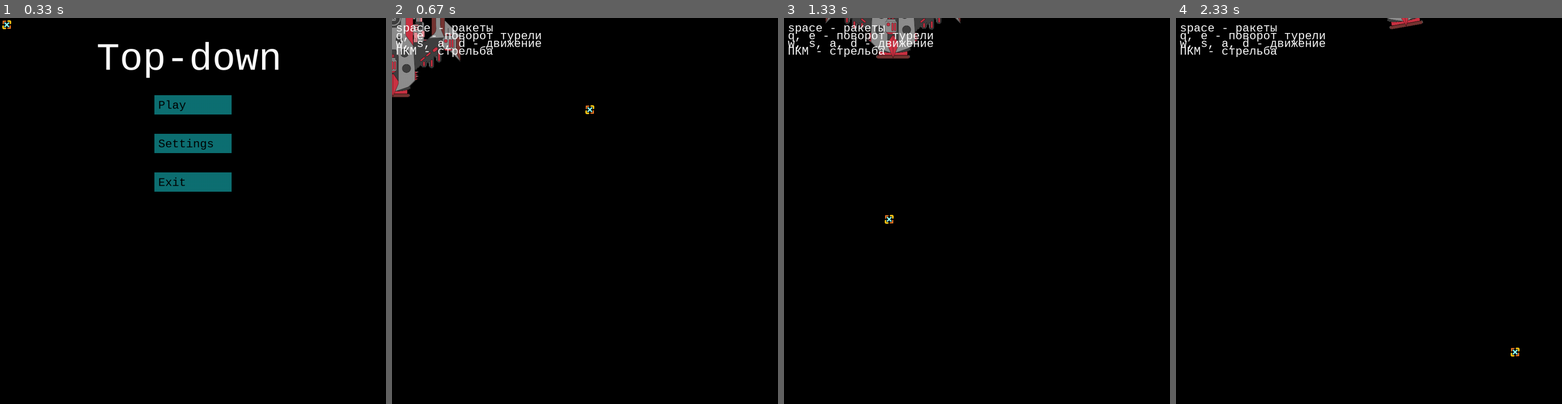
Above: before the commit, frames 1-4 (left to right).
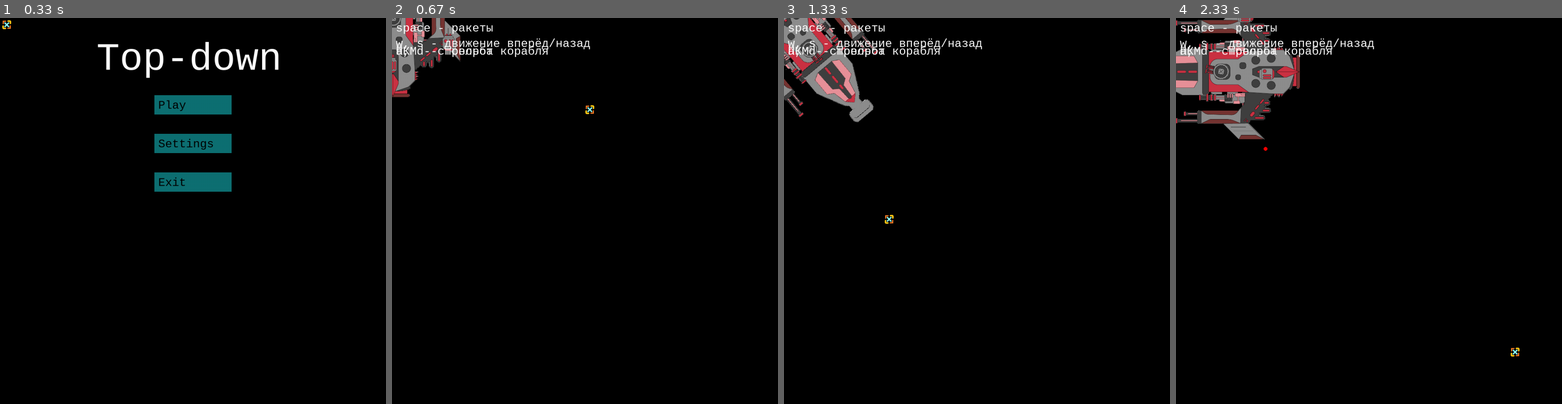
Above: after the commit, the same moments.

Repository: XORandom/pygame_templates
Game: pygame game, started from src/top_down.py
Two runs of this game, one before a commit and one after it. Both use one fixed random seed, a clock stepped at 60 frames per second and the inputs below.
Inputs (mouse positions are in pixels of both pictures, inside the frame that each line leads up to):
- Up to frame 1 (0.33 s): no input
- Up to frame 2 (0.67 s): click "Play" at 0.38 s
- Up to frame 3 (1.33 s): hold D 0.67-1.13 s; move the mouse to (1100, 199) at 0.7 s; hold W from 1.17 s (still down); move the mouse to (884, 214) at 1.2 s; tap Space at 1.23 s; tap E at 1.32 s
- Up to frame 4 (2.33 s): release W at 1.47 s; right-click (1426, 75) at 1.55 s; hold D 1.83-2.3 s; tap Space at 1.9, 2.2 s; click (1511, 346) at 1.92 s; tap X at 1.98 s

Frame 1 is identical in both runs. In frame 2, 0.8% of the frame differs, in the area x 1-52%, y 3-11%; in frame 3, 5.4%; in frame 4, 6.9%, in the area x 0-64%, y 0-35%.

Commit message:
version = "0.1.3.1"
Подготовил к настройке смещения позиции снаряда, относительно позиции спрайта турели

Diff:
--- a/pyproject.toml
+++ b/pyproject.toml
@@ -1,6 +1,6 @@
 [project]
 name = "pygame-templates"
-version = "0.1.3"
+version = "0.1.3.1"
 description = "Examples of game blanks using the pygame, for beginners"
 readme = "README.md"
 requires-python = ">=3.12"
--- a/src/top_down.py
+++ b/src/top_down.py
@@ -44,6 +44,8 @@
 "Скорость анимации (roll)"
 slow_run = 2
 "Скорость анимации (run)"
+barrel_offset = (0, 80)
+"Настраиваемое смещение дула турели"
 
 # Флаги
 flag_custom_cursor = True
@@ -73,6 +75,7 @@
 
 # Изображения
 # bg = pygame.image.load('assets/bg.png')
+
 
 
 if flag_custom_cursor:
@@ -450,7 +453,8 @@
     "Направление движения"
     full_rocket = True
     speed = 20
-    rotate_speed = 10
+    rotate_speed_ship = 10 # скорость
+    rotate_speed_turret = 10 # скорость
     x = 2
     y = 2
     angle_turret = 180
@@ -470,9 +474,19 @@
             if event.type == pygame.MOUSEBUTTONDOWN:
                 if event.button == 3:  # Правая кнопка мыши
                     # Создаём снаряд
-                    direction_x = math.cos(math.radians(angle_turret-90)) # -90, так как турель по умолчанию повернута вниз, а не вправо
-                    direction_y = -math.sin(math.radians(angle_turret-90))  # -math, т.к. Y растёт вниз
-                    projectile: dict = create_projectile(x, y, direction_x, direction_y, 10)
+                    # здесь необходимы базовые тригонометрические знания, вкратце, sin используется для оси y, cos для оси x
+                    # функция sin(угол) возвращает значения в диапазоне [-1, 1]
+                    # надо представить прямоугольный треугольник с заданным углом
+                    # sin(заданный угол) возвращает значение противоположной (углу) стороны треугольника (катета), делённое на гипотенузу
+                    # есть еще арктангенс для обеих осей
+                    total_angle = math.radians(angle_ship + angle_turret - 90)  # Общий угол
+                    # Так как наш корабль тоже поворачивается, надо это учитывать
+                    direction_x = math.cos(math.radians(angle_ship+angle_turret-90)) # -90, так как турель по умолчанию повернута вниз, а не вправо
+                    direction_y = -math.sin(math.radians(angle_ship+angle_turret-90))  # -math, т.к. Y растёт вниз
+                    # Поворачиваем смещение дула на угол турели
+                    offset_x = 0
+                    offset_y = 0
+                    projectile: dict = create_projectile(x+offset_x, y+offset_y, direction_x, direction_y, 10)
                     projectiles.append(projectile)
 
         if current_scene == "exit":  # Прерываем цикл
@@ -481,34 +495,59 @@
         keys = pygame.key.get_pressed()
         # Движение
 
-        direction.x = keys[pygame.K_d] - keys[pygame.K_a]
-        direction.y = keys[pygame.K_s] - keys[pygame.K_w]
-
-        if direction.magnitude() != 0:
-            """Нормализация необходима для того,
-            чтобы при движении по диагонали наша скорость не была выше.
-            Благодаря нормализации длина вектора direction всегда будет равна 1.
-            Т.е. к примеру без нормализации при движении, если мы движемся со скоростью 1 в одном направлении,
-            с зажатыми кнопками вправо и вверх
-            мы будем двигаться по диагонали (по теореме Пифагора) со скоростью √2 (~1.41).
-            А с нормализацией будем двигаться по диагонали со скоростью 1.
-            Условие self.direction.magnitude() != 0 необходимо для того, чтобы pygame не выдавал ошибку
-            т.к. нулевой вектор нельзя нормализовать."""
-            direction = direction.normalize()
-
-        x += direction.x * speed
-        y += direction.y * speed
-        angle_turret += (keys[pygame.K_q] - keys[pygame.K_e]) * rotate_speed
-        angle_ship += (keys[pygame.K_x] - keys[pygame.K_c]) * rotate_speed
+        # direction.x = keys[pygame.K_d] - keys[pygame.K_a]
+        # direction.y = keys[pygame.K_s] - keys[pygame.K_w]
+        # if direction.magnitude() != 0:
+        #     """Нормализация необходима для того,
+        #     чтобы при движении по диагонали наша скорость не была выше.
+        #     Благодаря нормализации длина вектора direction всегда будет равна 1.
+        #     Т.е. к примеру без нормализации при движении, если мы движемся со скоростью 1 в одном направлении,
+        #     с зажатыми кнопками вправо и вверх
+        #     мы будем двигаться по диагонали (по теореме Пифагора) со скоростью √2 (~1.41).
+        #     А с нормализацией будем двигаться по диагонали со скоростью 1.
+        #     Условие self.direction.magnitude() != 0 необходимо для того, чтобы pygame не выдавал ошибку
+        #     т.к. нулевой вектор нельзя нормализовать."""
+        #     direction = direction.normalize()
+
+        # x += direction.x * speed
+        # y += direction.y * speed
+
+
+        """ Вот так выглядит направление
+                90
+        180     @       0
+                270
+
+        """
+        if keys[pygame.K_a]:
+            angle_ship += rotate_speed_ship
+        if keys[pygame.K_d]:
+            angle_ship -= rotate_speed_ship
+        if keys[pygame.K_w]:
+            x += speed * math.cos(math.radians(angle_ship+90))# +90 потому, что корабль повернут влево, относительно нулевой точки (это напрвление вправо)
+            y -= speed * math.sin(math.radians(angle_ship+90))  # Y растёт вниз, поэтому '-'
+        if keys[pygame.K_s]:
+            x -= speed * math.cos(math.radians(angle_ship+90))
+            y += speed * math.sin(math.radians(angle_ship+90))  # Движение назад
+
+        angle_turret += (keys[pygame.K_q] - keys[pygame.K_e]) * rotate_speed_turret
+        angle_ship += (keys[pygame.K_x] - keys[pygame.K_c]) * rotate_speed_ship
+
+        # Теперь топология этой вселенной - бублик
+        x = x % (WIDTH + 100)
+        y = y % (HEIGHT+ 100)
+
 
 
         screen.fill("black")
 
-        render_ship(turret_angle=angle_turret, player_pos=(x,y), player_angle=angle_ship)
+        render_ship(turret_angle=angle_turret, player_pos=(x,y), player_angle=angle_ship, full_rocket=full_rocket)
 
         screen.blit(font_text.render("space - ракеты", True, "white"), (10, 10))
-        screen.blit(font_text.render("q, e - поворот турели", True, "white"), (10, 30))
-        screen.blit(font_text.render("w, s, a, d - движение", True, "white"), (10, 50))
+        # screen.blit(font_text.render("q, e - поворот турели", True, "white"), (10, 30))
+        # screen.blit(font_text.render("w, s, a, d - движение", True, "white"), (10, 50))
+        screen.blit(font_text.render("w, s - движение вперёд/назад", True, "white"), (10, 50))
+        screen.blit(font_text.render("a, d - поворот корабля", True, "white"), (10, 70))
         screen.blit(font_text.render("ПКМ - стрельба", True, "white"), (10, 70))
 
 
